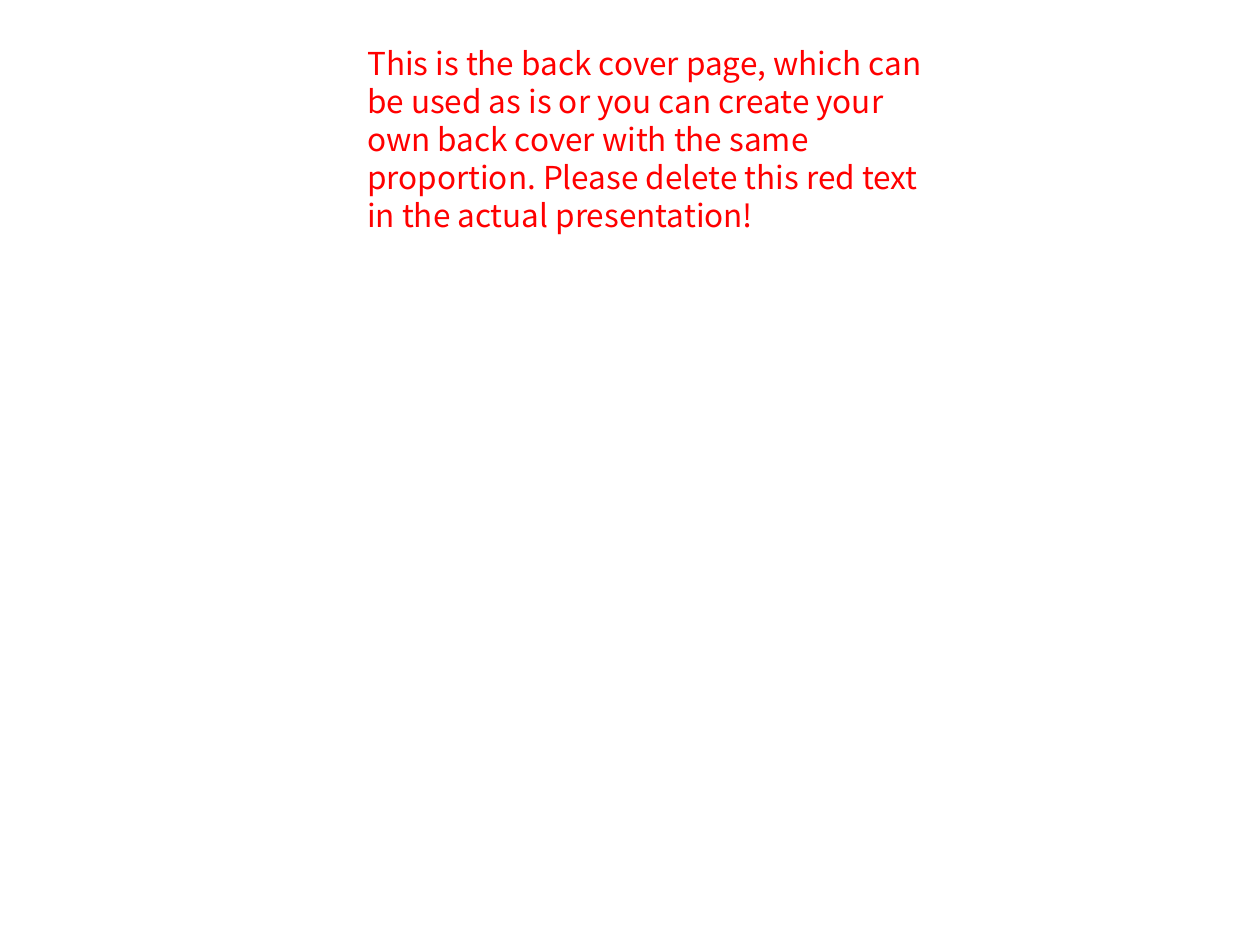
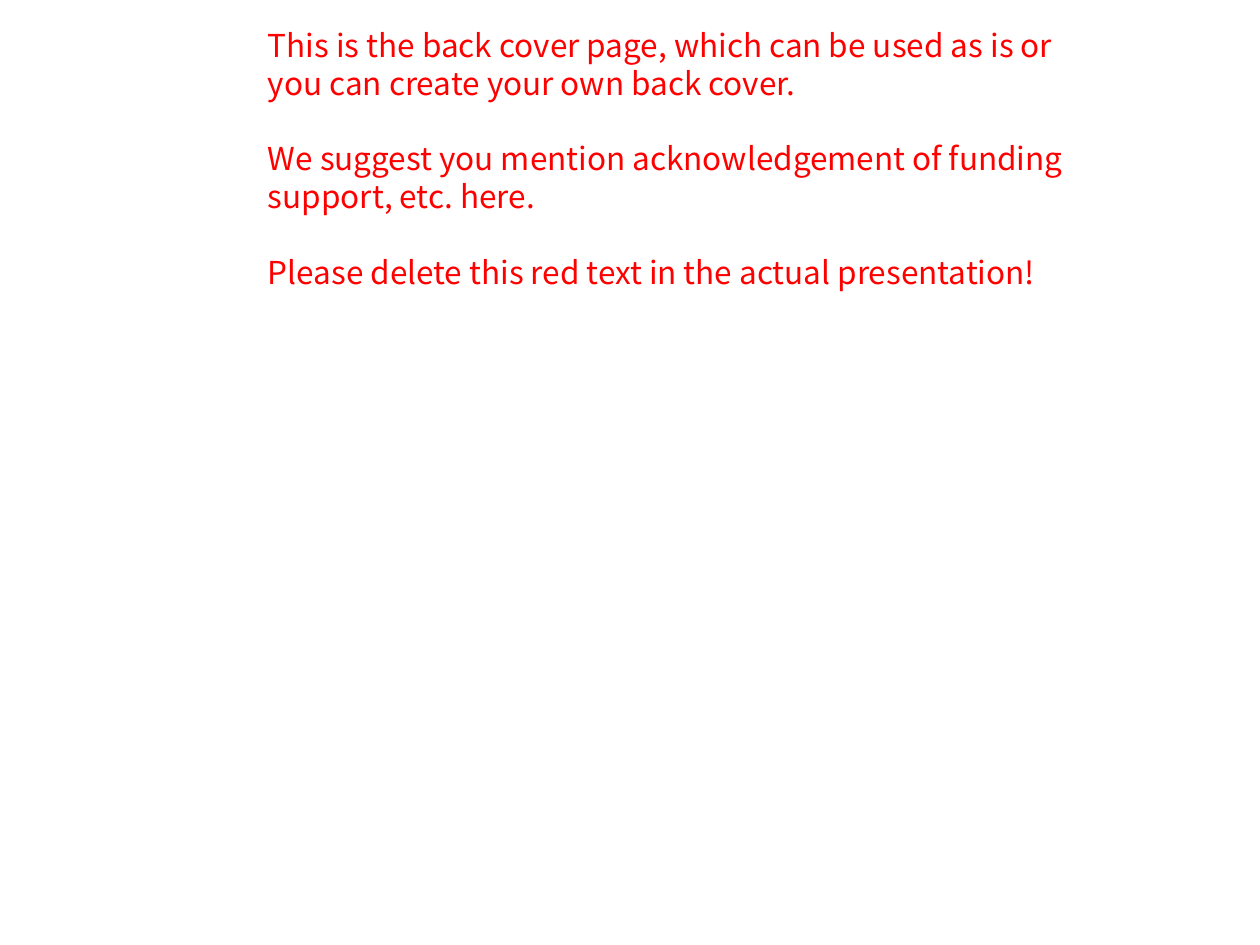
Before and after one commit to xiangenhu/AIAED, a slide deck: slide 10 of docs/AIAED_technical_tracks_template.pptx (slide 9 before the commit). Drawn at 1260x945 pixels with LibreOffice and Linux fonts; fonts in the diff are those of the drawing; background and template pictures are left out. Boxes give left, top, right and bottom in pixels: in the first picture for what was removed or moved away, otherwise in the second. Text is boxed around its words. In the diff, an @@ line names an element or a change of style, - is before the commit and + after.

```diff
--- a/docs/AIAED_technical_tracks_template.pptx
+++ b/docs/AIAED_technical_tracks_template.pptx
@@ text at [268,32,1063,292]: text changed @@
-This is the back cover page, which can be used as is or you can create your own back cover with the same proportion. Please delete this red text in the actual presentation!
+This is the back cover page, which can be used as is or you can create your own back cover.
+We suggest you mention acknowledgement of funding support, etc. here.
+Please delete this red text in the actual presentation!
```
Also in this commit, not shown: 1 other slide changed, 1 slide added.
